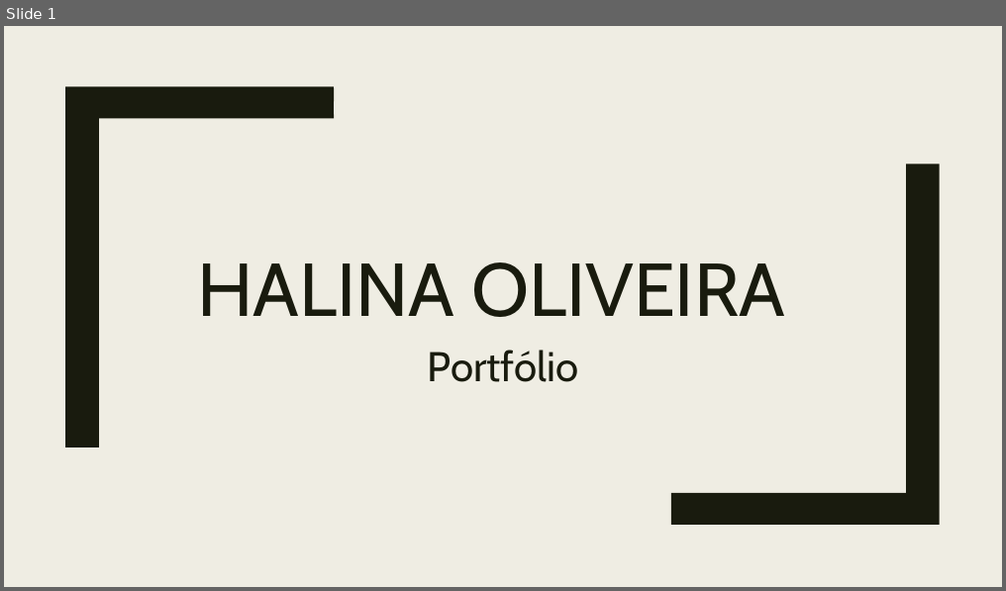
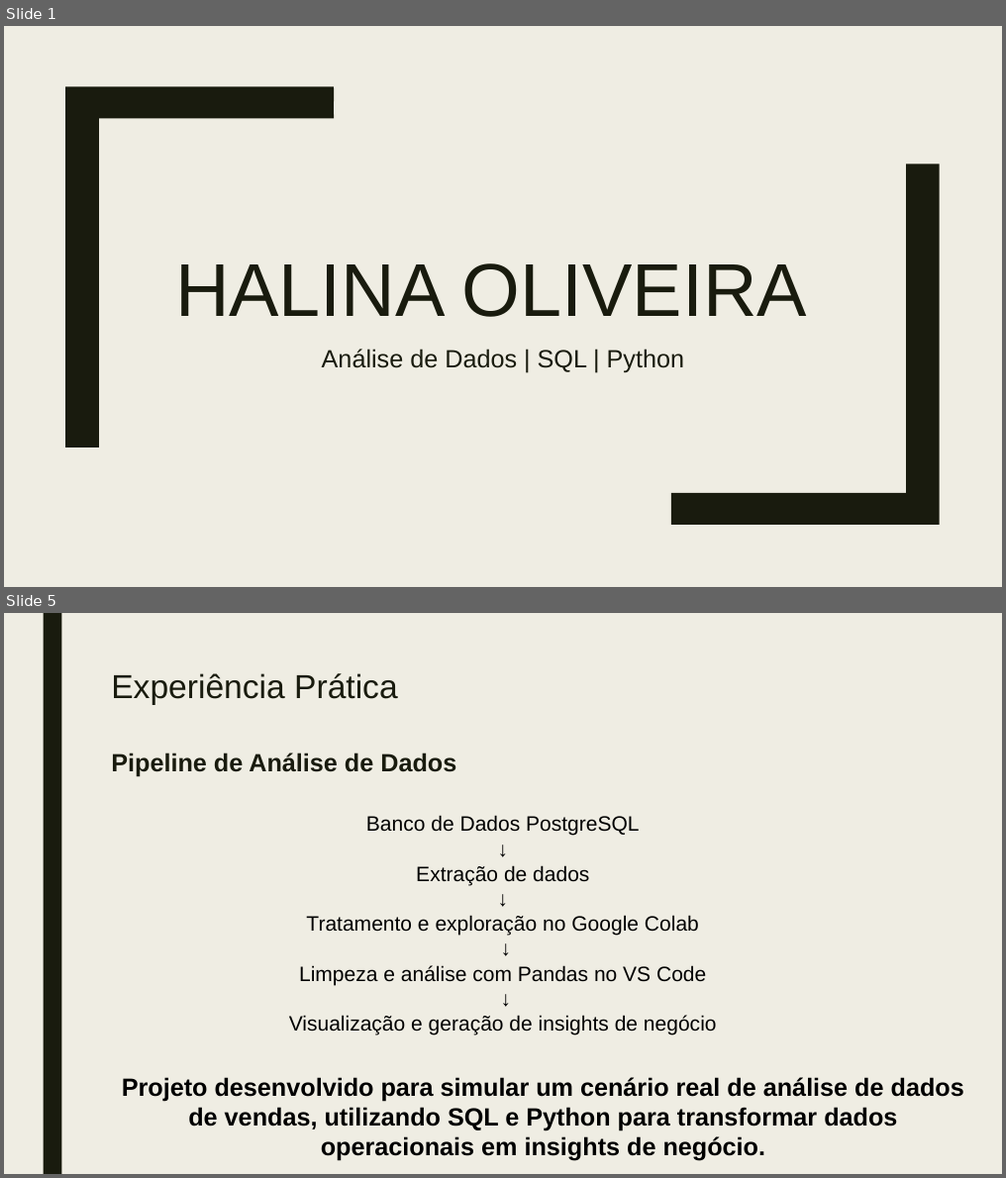
Before and after one commit to Halina23/Portfolio-Halina-Oliveira, a slide deck: Halina Oliveira.Portfolio.pptx. Shown one above the other, each under a label of ours: slide 1 before the commit, slides 1 and 5 after it; the slides between them are not shown. The pictures are 1006x591 and 1006x1178 pixels, drawn with LibreOffice and Linux fonts; fonts in the diff are those of the drawing. Boxes give left, top, right and bottom in pixels: in the first picture for what was removed or moved away, otherwise in the second. Text is boxed around its words. In the diff, an @@ line names an element or a change of style, - is before the commit and + after.

```diff
--- a/Halina Oliveira.Portfolio.pptx
+++ b/Halina Oliveira.Portfolio.pptx
@@ slide 5 added at (x1=4, y1=613, x2=1002, y2=1174), background #EFEDE3 @@
@@ rectangle added at (x1=43, y1=613, x2=61, y2=1174), fill #191B0E @@
@@ title added at (x1=111, y1=673, x2=398, y2=705), 32 pt, text #191B0E @@
+Experiência Prática
@@ text added at (x1=111, y1=753, x2=456, y2=777), 24 pt, text #191B0E, bold @@
+Pipeline de Análise de Dados
@@ text added at (x1=289, y1=815, x2=717, y2=1036), 20 pt, text #000000 @@
+Banco de Dados PostgreSQL
+↓
+Extração de dados
+↓
+Tratamento e exploração no Google Colab
+↓
+Limpeza e análise com Pandas no VS Code
+↓
+Visualização e geração de insights de negócio
@@ text added at (x1=122, y1=1077, x2=964, y2=1161), 24 pt, text #000000, bold @@
+Projeto desenvolvido para simular um cenário real de análise de dados de vendas, utilizando SQL e Python para transformar dados operacionais em insights de negócio.
@@ slide 1 changed as well @@
@@ title "HALINA OLIVEIRA" at (x1=175, y1=264, x2=807, y2=317): font Cabin to Arial @@
@@ subtitle at (x1=322, y1=349, x2=684, y2=373): text changed; size 40 to 24 pt; font Cabin to Arial @@
-Portfólio
+Análise de Dados | SQL | Python
```
Also in this commit, not shown: 4 other slides changed, 8 other slides added, 7 slides removed.
